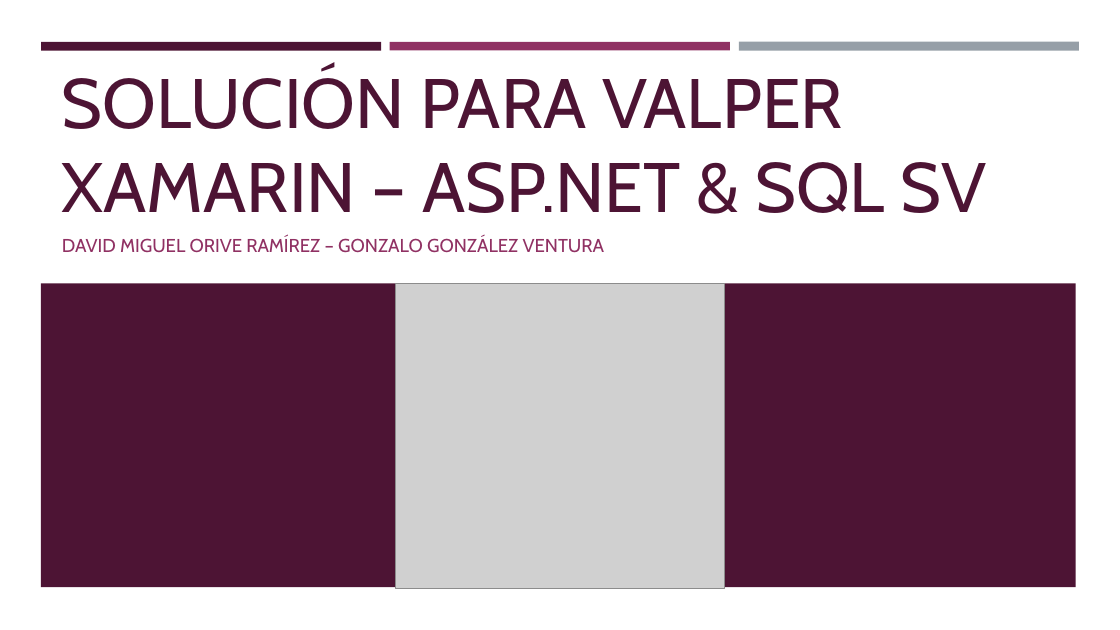
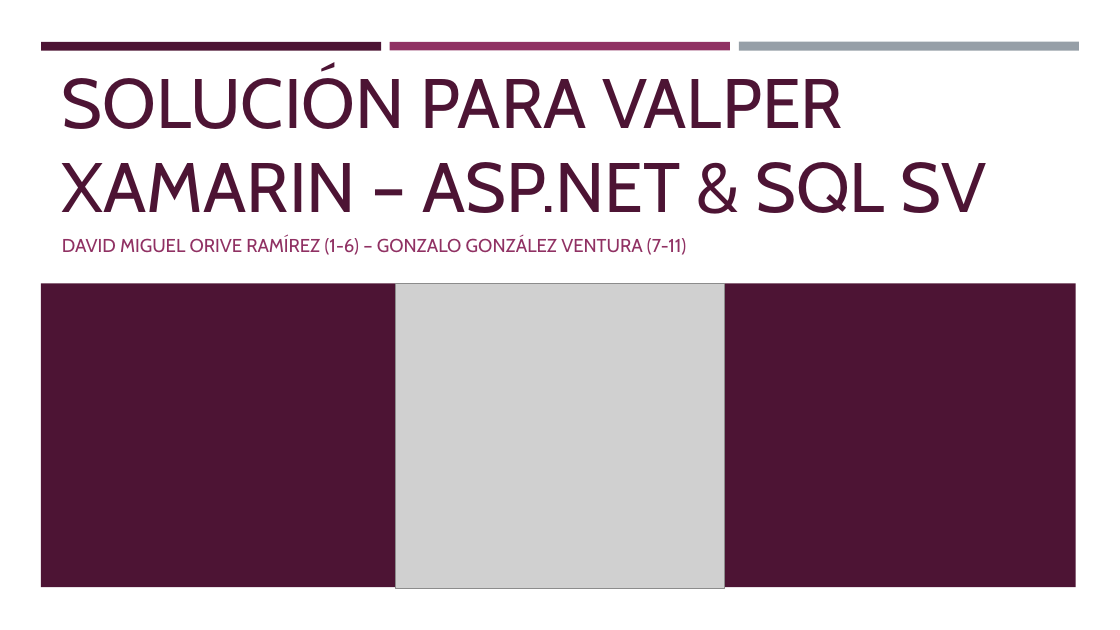
Before and after one commit to doriveramirez/ASP.NET_TUTORIAL, a slide deck: slide 1 of PresentacionViernes.pptx. Drawn at 1120x630 pixels with LibreOffice and Linux fonts; fonts in the diff are those of the drawing; grey boxes stand for pictures. Boxes give left, top, right and bottom in pixels: in the first picture for what was removed or moved away, otherwise in the second. Text is boxed around its words. In the diff, an @@ line names an element or a change of style, - is before the commit and + after.

Commit message:
final

```diff
--- a/PresentacionViernes.pptx
+++ b/PresentacionViernes.pptx
@@ subtitle at [62, 236, 686, 255]: text changed @@
-DAVID MIGUEL ORIVE RAMÍREZ – GONZALO GONZÁLEZ VENTURA
+DAVID MIGUEL ORIVE RAMÍREZ (1-6) – GONZALO GONZÁLEZ VENTURA (7-11)
```
